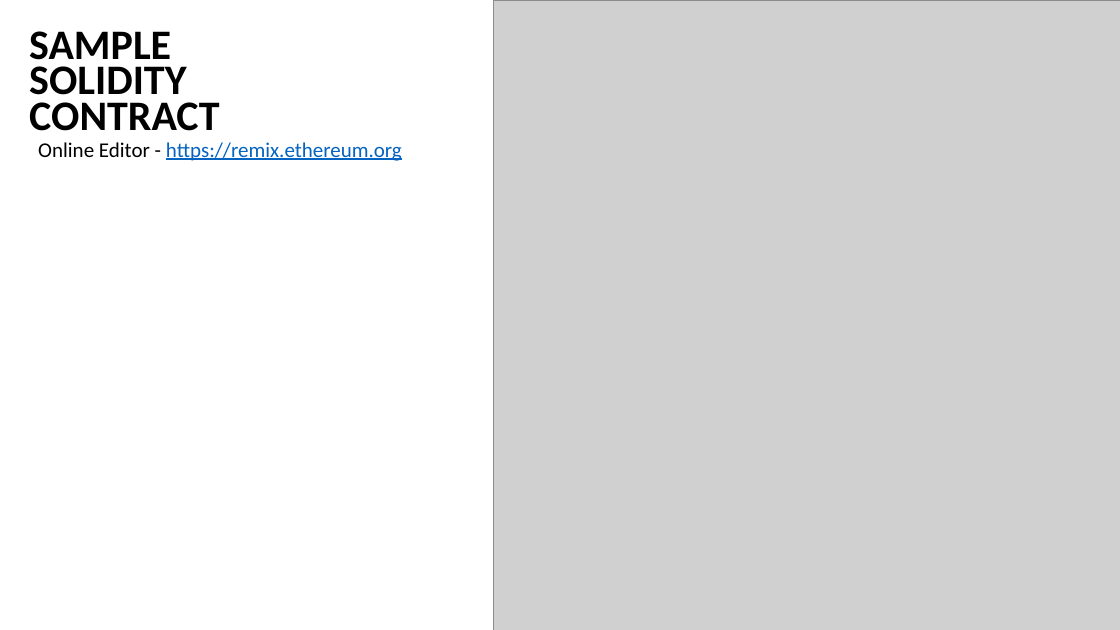
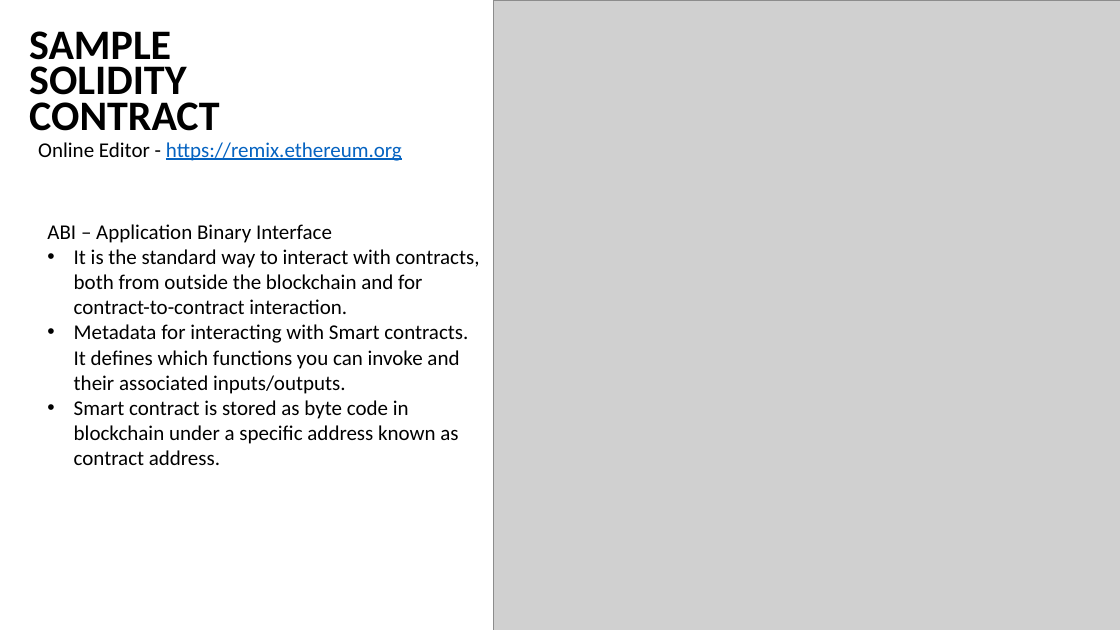
Before and after one commit to aamolgote/codecampnyc2018, a slide deck: slide 13 of PPTX/BAAS.pptx. Drawn at 1120x630 pixels with LibreOffice and Linux fonts; fonts in the diff are those of the drawing; grey boxes stand for pictures; background and template pictures are left out. Boxes give left, top, right and bottom in pixels: in the first picture for what was removed or moved away, otherwise in the second. Text is boxed around its words. In the diff, an @@ line names an element or a change of style, - is before the commit and + after.

```diff
--- a/PPTX/BAAS.pptx
+++ b/PPTX/BAAS.pptx
@@ text added at [47, 224, 480, 465], 18 pt, text #000000 @@
+ABI – Application Binary Interface
+• It is the standard way to interact with contracts, both from outside the blockchain and for contract-to-contract interaction.
+• Metadata for interacting with Smart contracts. It defines which functions you can invoke and their associated inputs/outputs.
+• Smart contract is stored as byte code in blockchain under a specific address known as contract address.
```
Also in this commit, not shown: 1 slide added.
